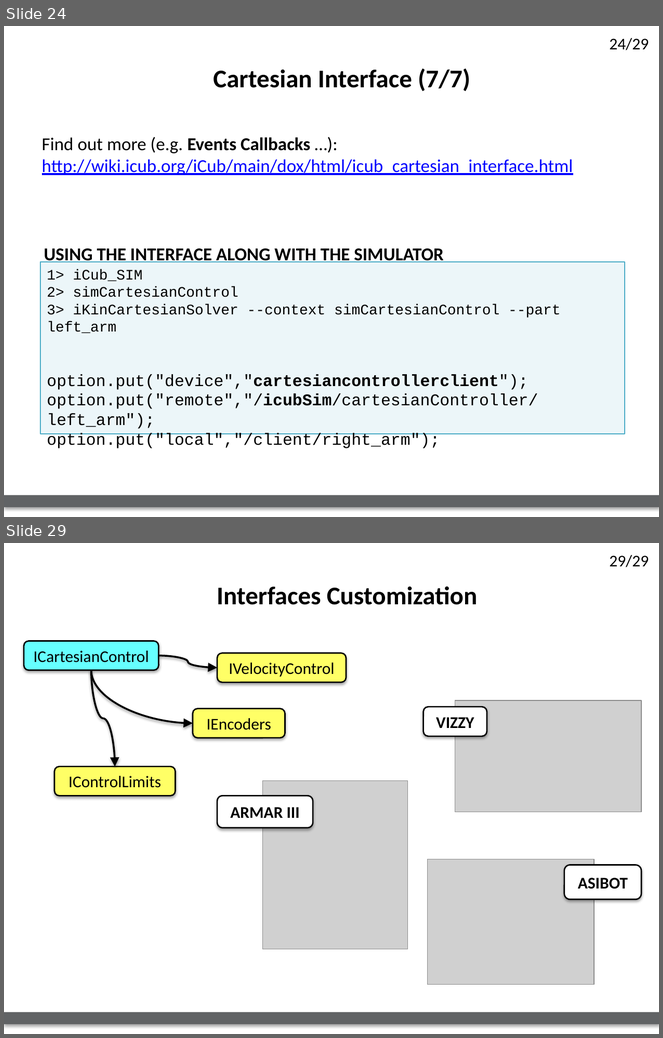
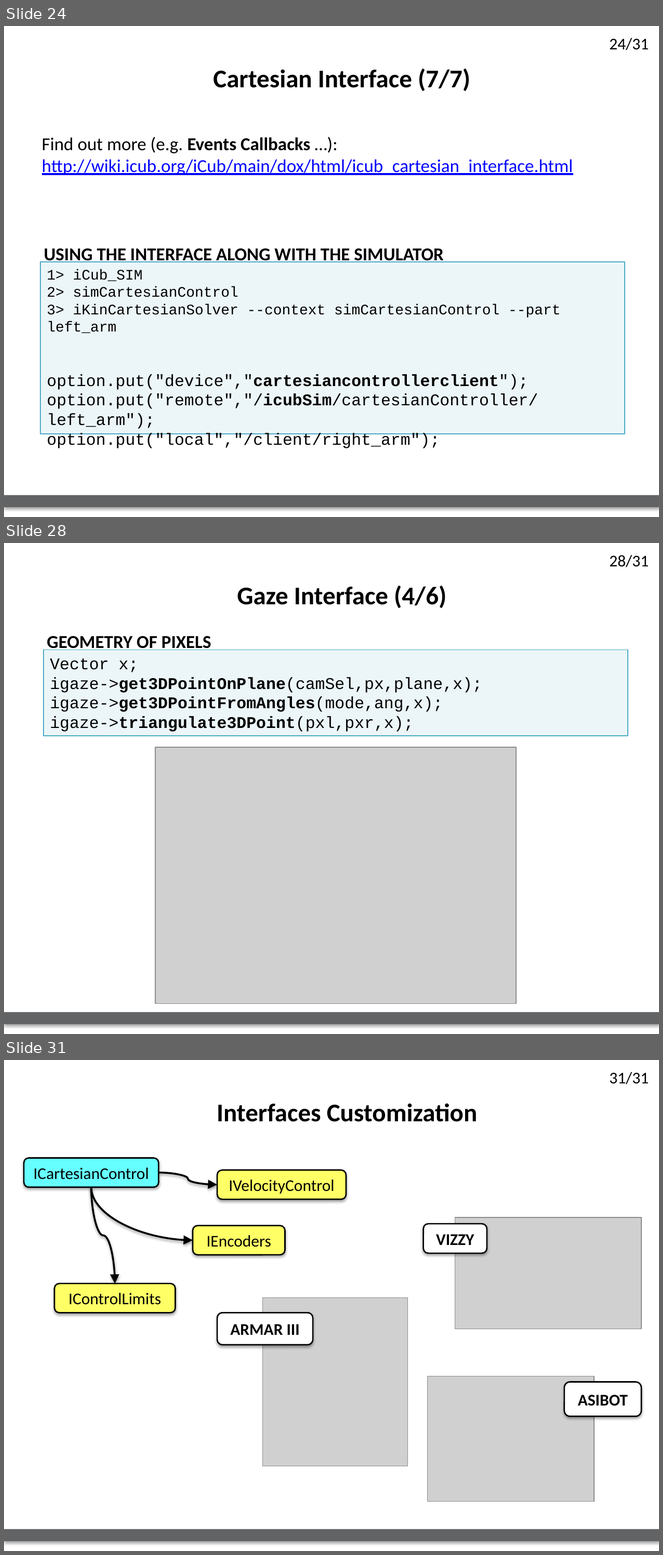
Before and after one commit to lornat75/Teaching, a slide deck: slides/2015-iit/cartesian-gaze-interfaces.pptx. Shown one above the other, each under a label of ours: slides 24 and 29 before the commit, slides 24, 28 and 31 after it; the slides between them are not shown. The pictures are 663x1038 and 663x1555 pixels, drawn with LibreOffice and Linux fonts; fonts in the diff are those of the drawing; grey boxes stand for pictures; background and template pictures are left out. Boxes give left, top, right and bottom in pixels: in the first picture for what was removed or moved away, otherwise in the second. Text is boxed around its words. In the diff, an @@ line names an element or a change of style, - is before the commit and + after.

```diff
--- a/slides/2015-iit/cartesian-gaze-interfaces.pptx
+++ b/slides/2015-iit/cartesian-gaze-interfaces.pptx
@@ slide 28 added at (4, 543, 659, 1034), background #FFFFFF; not listed: 2 template elements that a slide beside it also shows @@
@@ text added at (237, 586, 447, 609), 28 pt, text #000000, bold @@
+Gaze Interface (4/6)
@@ text added at (47, 636, 211, 650), 20 pt, text #000000, bold @@
+GEOMETRY OF PIXELS
@@ rectangle added at (44, 650, 628, 735), fill #DBEEF4 at 50% opacity, outline #4BACC6 1 pt, 18 pt, text #000000 @@
+Vector x;
+igaze->get3DPointOnPlane(camSel,px,plane,x);
+igaze->get3DPointFromAngles(mode,ang,x);
+igaze->triangulate3DPoint(pxl,pxr,x);
@@ picture added at (155, 747, 516, 1004) @@
@@ page number at (609, 38, 649, 50): text changed @@
-24/29
+24/31
@@ what was slide 29 is now slide 31 @@
@@ page number at (609, 1072, 649, 1084): text changed @@
-29/29
+31/31
```
Also in this commit, not shown: 4 slides changed, 1 other slide added, 8 other files.
